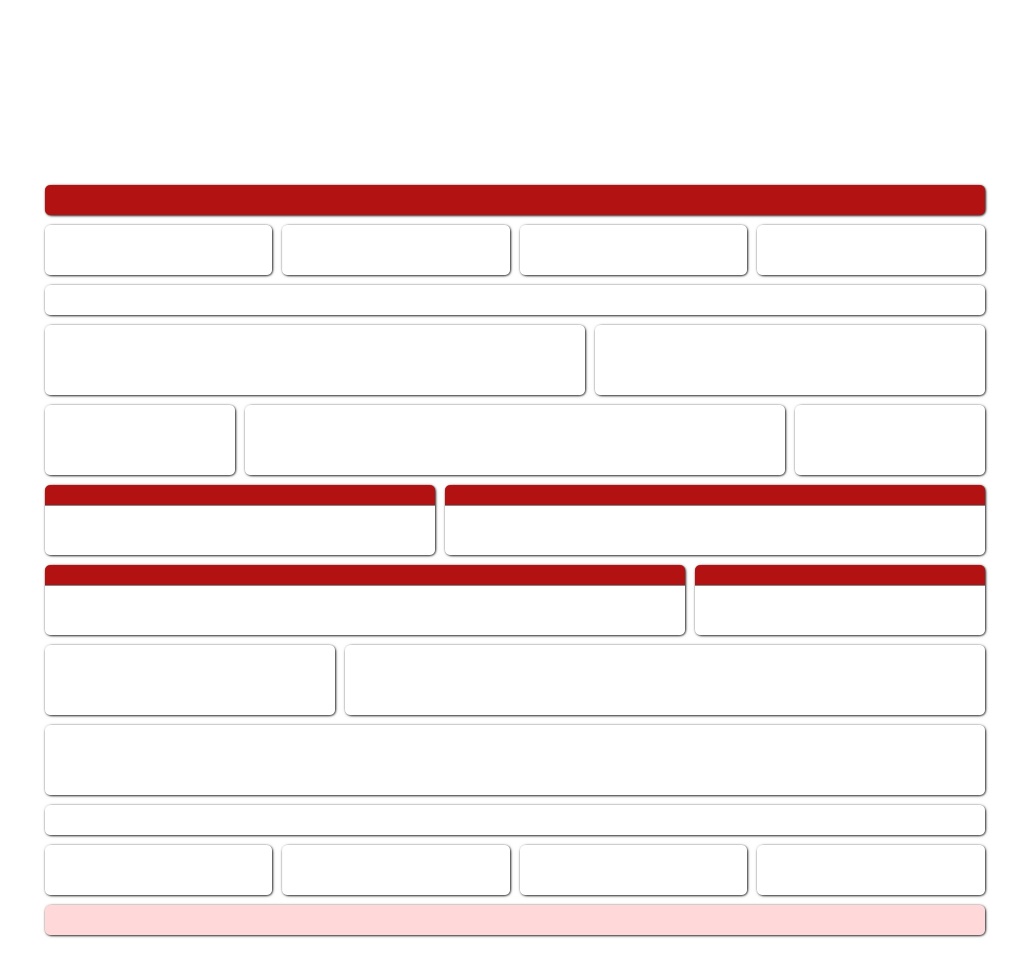
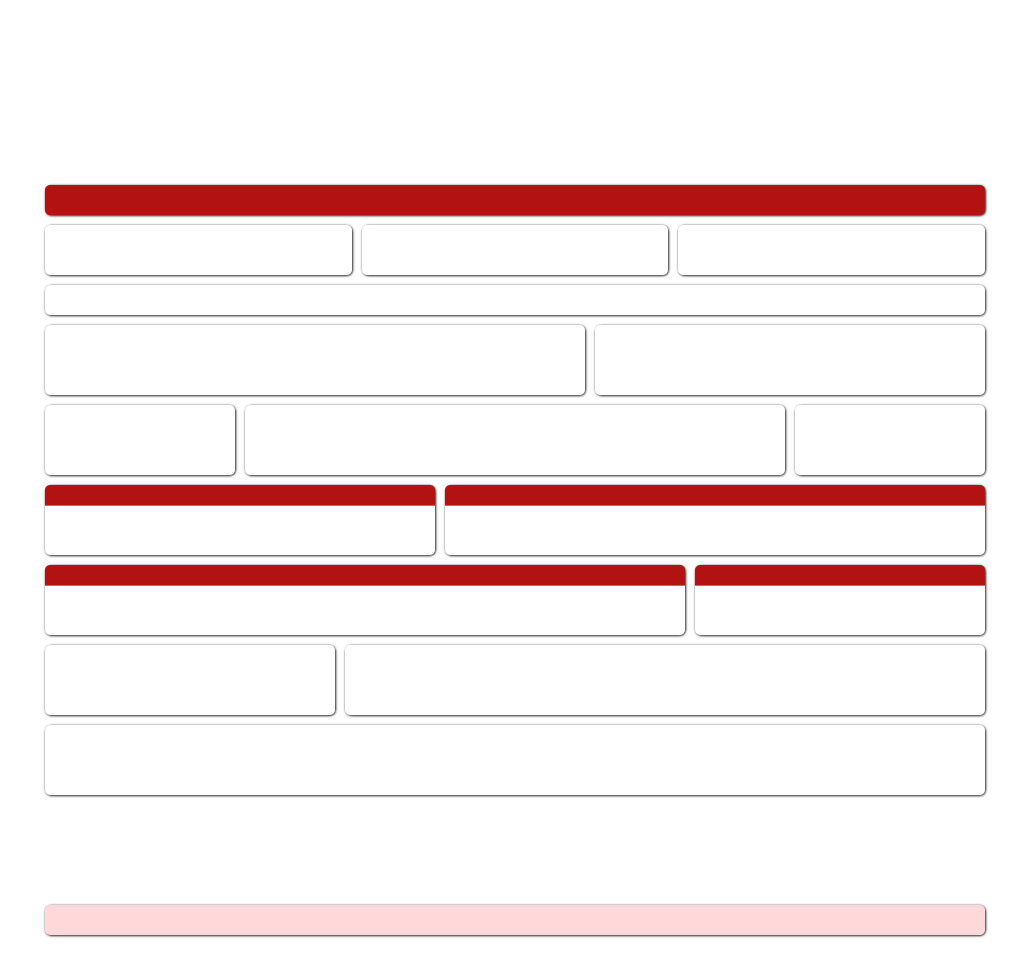
Layer changes from the first 1030px x 970px image to the second:
painted on "header boxes" over bbox(267, 225, 762, 275)
removed layer "footer widget" over bbox(45, 805, 985, 835)
removed layer "footer boxes" over bbox(45, 845, 985, 895)
